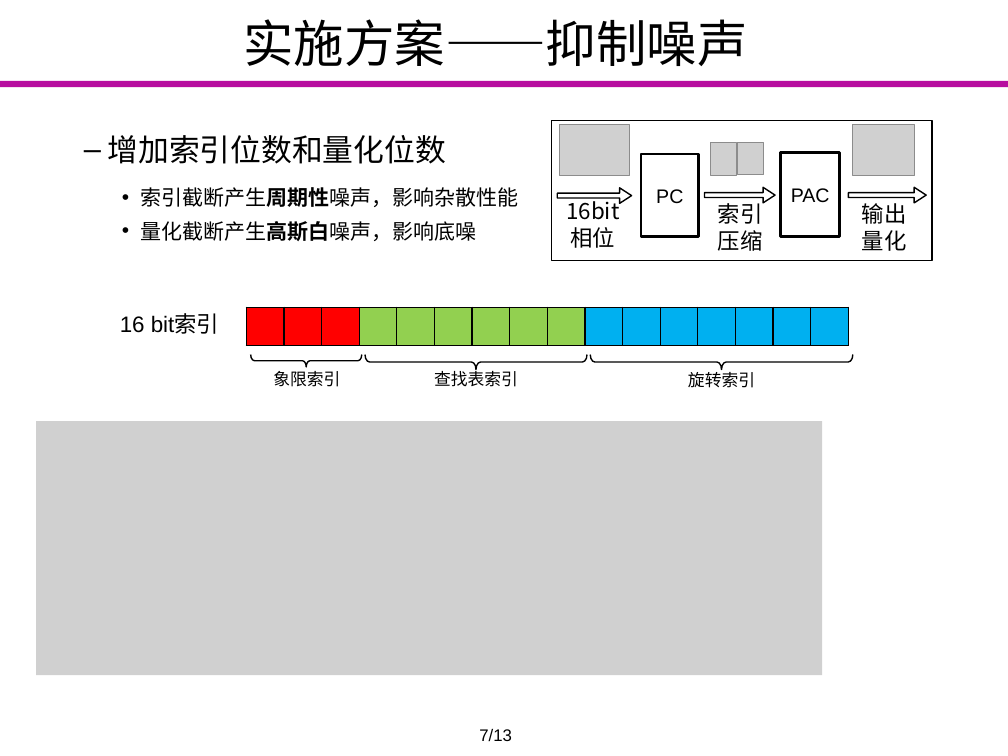
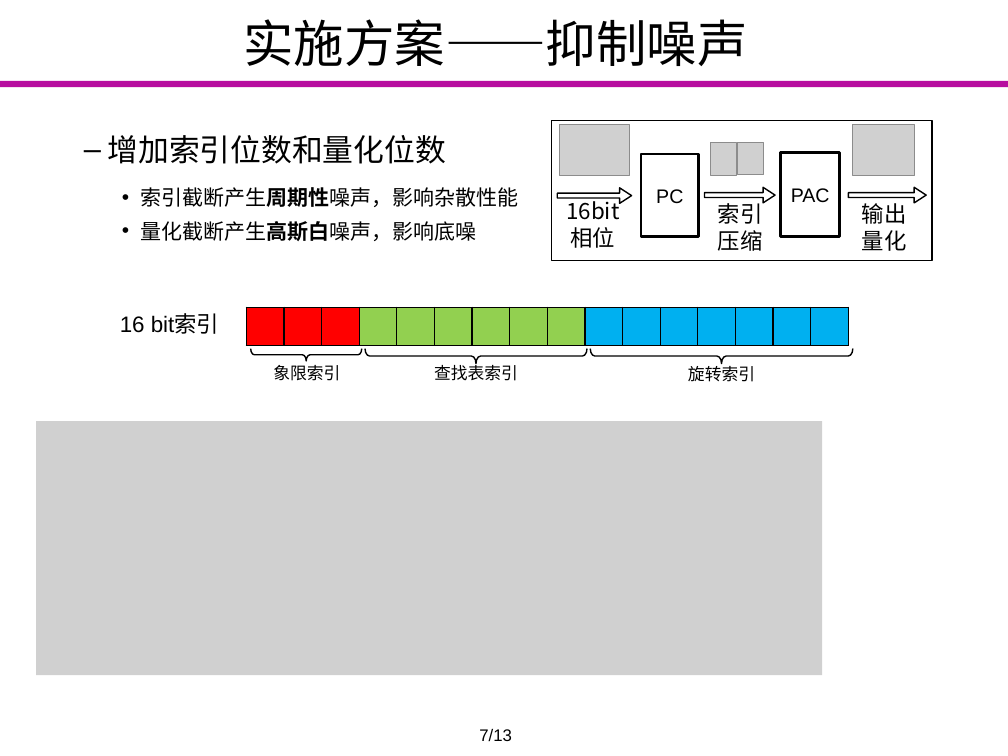
Before and after one commit to Markov2016/lunwen, a slide deck: slide 11 of dabian/杨一雄_毕业设计答辩.pptx (slide 10 before the commit). Drawn at 1008x756 pixels with LibreOffice and Linux fonts; fonts in the diff are those of the drawing; grey boxes stand for pictures; background and template pictures are left out. Boxes give left, top, right and bottom in pixels: in the first picture for what was removed or moved away, otherwise in the second. Text is boxed around its words. In the diff, an @@ line names an element or a change of style, - is before the commit and + after.

```diff
--- a/dabian/杨一雄_毕业设计答辩.pptx
+++ b/dabian/杨一雄_毕业设计答辩.pptx
@@ 3 texts, 3 left braces: place and size @@
-3 texts, 3 left braces at (251,354,852,388)
+3 texts, 3 left braces at (251,348,852,382)
```
Also in this commit, not shown: 8 other slides changed, 2 slides added.
